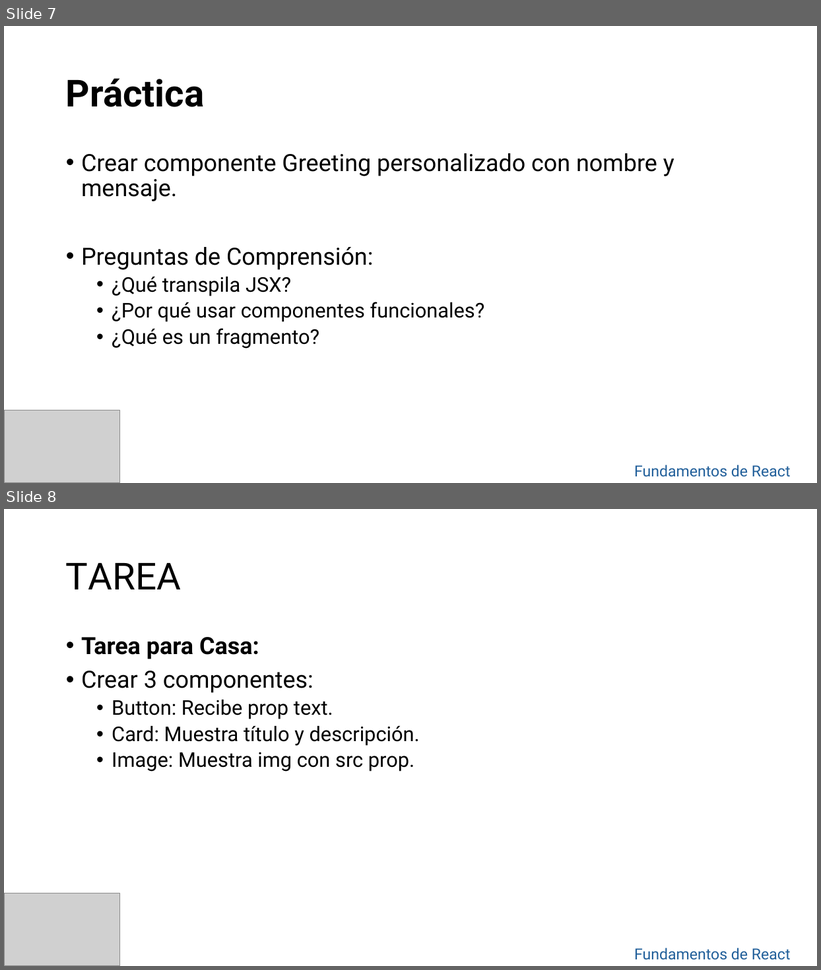
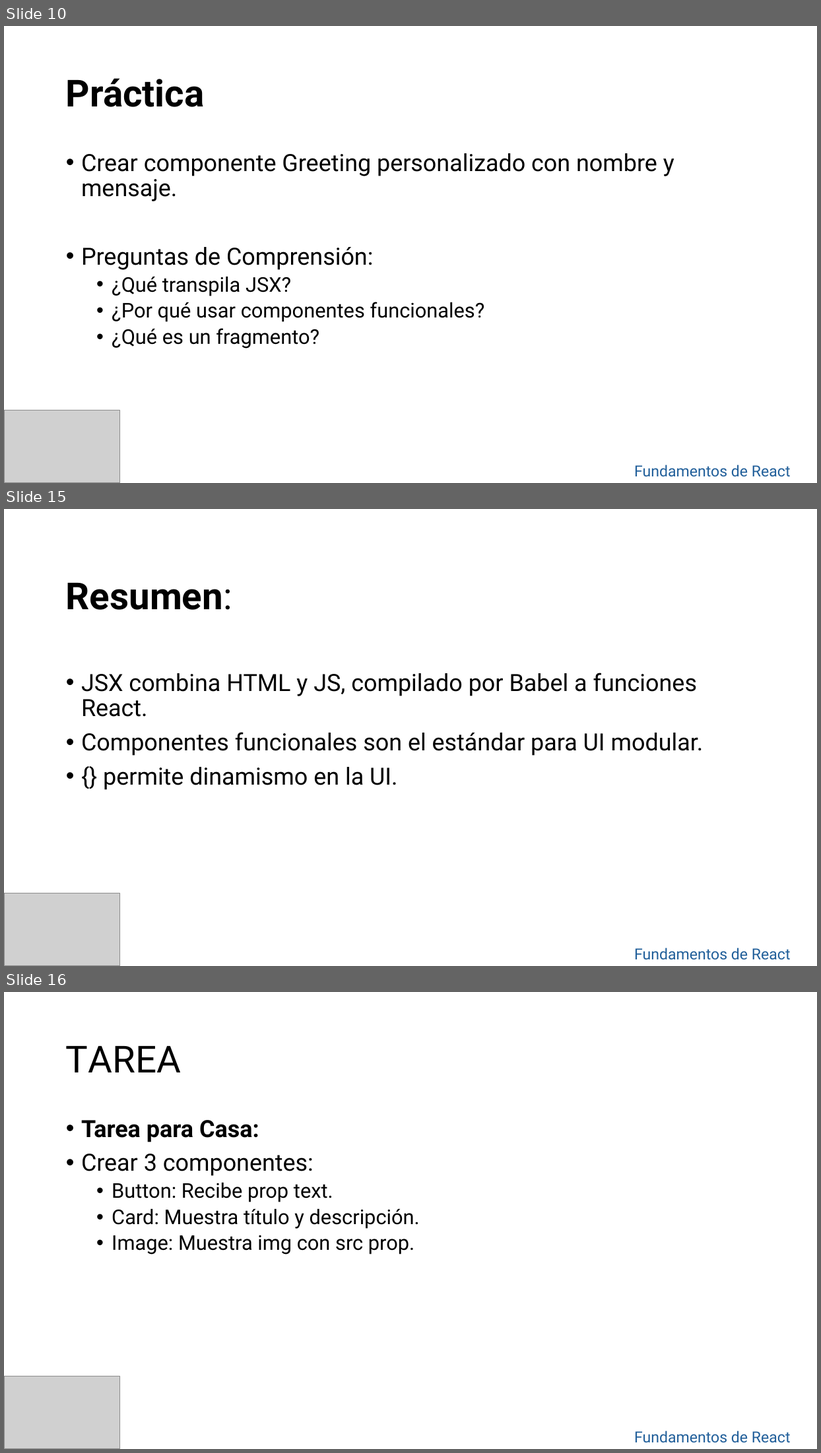
Before and after one commit to jompy31/Curso_react_2025, a slide deck: Clase 2.pptx. Shown one above the other, each under a label of ours: slides 7 and 8 before the commit, slides 10, 15 and 16 after it; the slides between them are not shown. The pictures are 821x970 and 821x1453 pixels, drawn with LibreOffice and Linux fonts; fonts in the diff are those of the drawing; grey boxes stand for pictures; background and template pictures are left out. Boxes give left, top, right and bottom in pixels: in the first picture for what was removed or moved away, otherwise in the second. Text is boxed around its words. In the diff, an @@ line names an element or a change of style, - is before the commit and + after.

```diff
--- a/Clase 2.pptx
+++ b/Clase 2.pptx
@@ slide 15 added at (4,509,817,966), background picture (left out) @@
@@ title added at (66,583,232,610), 44 pt, text #000000, bold @@
+Resumen:
@@ text added at (81,673,704,790), 28 pt, text #000000 @@
+• JSX combina HTML y JS, compilado por Babel a funciones React.
+• Componentes funcionales son el estándar para UI modular.
+• {} permite dinamismo en la UI.
@@ picture added at (4,893,120,966) @@
@@ text added at (634,948,791,960), 18 pt, text #215F9A @@
+Fundamentos de React
@@ what was slide 7 is now slide 10 @@
@@ what was slide 8 is now slide 16 @@
```
Also in this commit, not shown: 4 slides changed, 8 other slides added, 28 other files.
